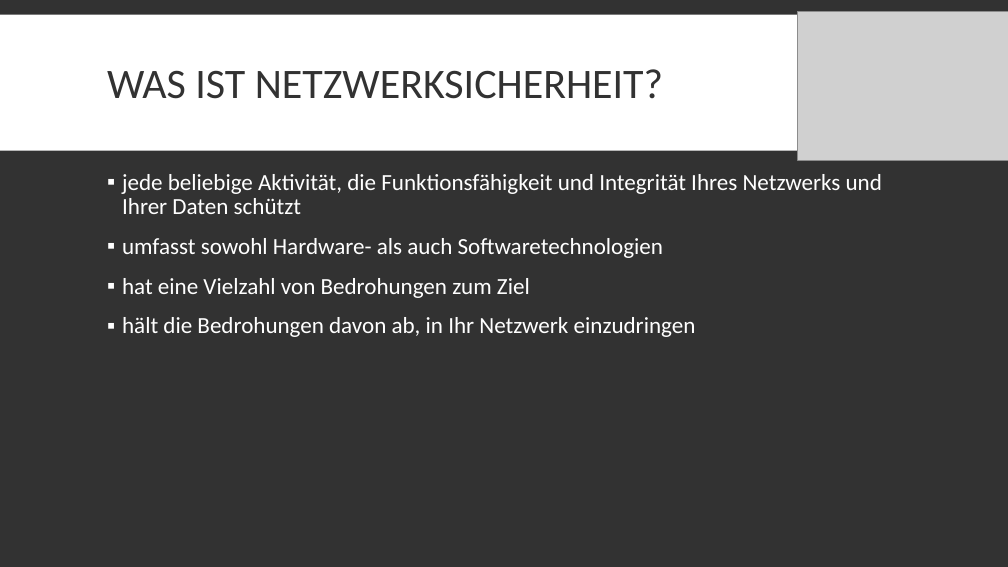
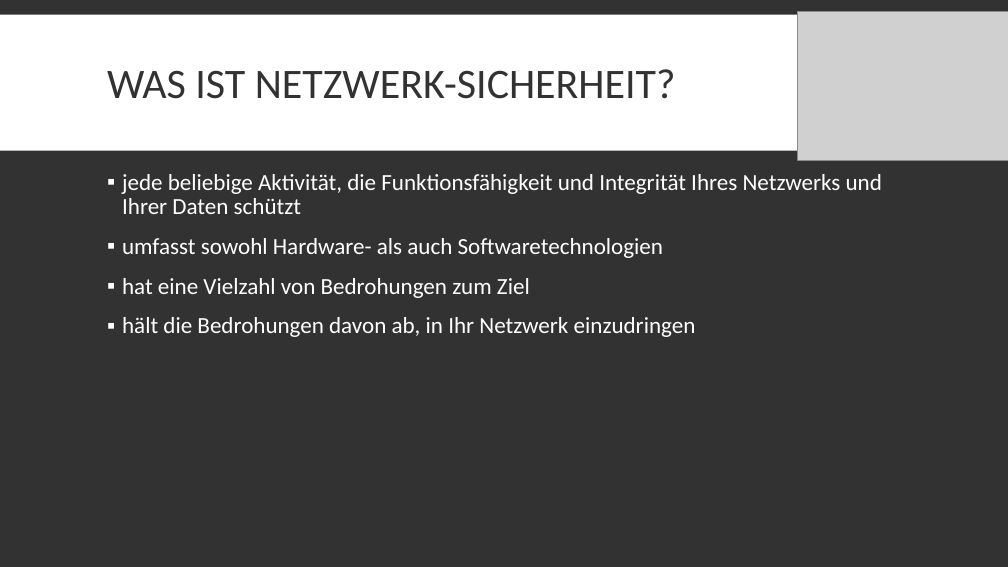
Before and after one commit to DerM0narch/TA_ITECH, a slide deck: slide 8 of Datenschutz_Netzwerksicherheit.pptx (slide 6 before the commit). Drawn at 1008x567 pixels with LibreOffice and Linux fonts; fonts in the diff are those of the drawing; grey boxes stand for pictures. Boxes give left, top, right and bottom in pixels: in the first picture for what was removed or moved away, otherwise in the second. Text is boxed around its words. In the diff, an @@ line names an element or a change of style, - is before the commit and + after.

```diff
--- a/Datenschutz_Netzwerksicherheit.pptx
+++ b/Datenschutz_Netzwerksicherheit.pptx
@@ title at <box>107,69,676,99</box>: text changed @@
-WAS IST NETZWERKSICHERHEIT?
+WAS IST NETZWERK-SICHERHEIT?
```
Also in this commit, not shown: 2 other slides changed, 7 slides added, 1 other file.
